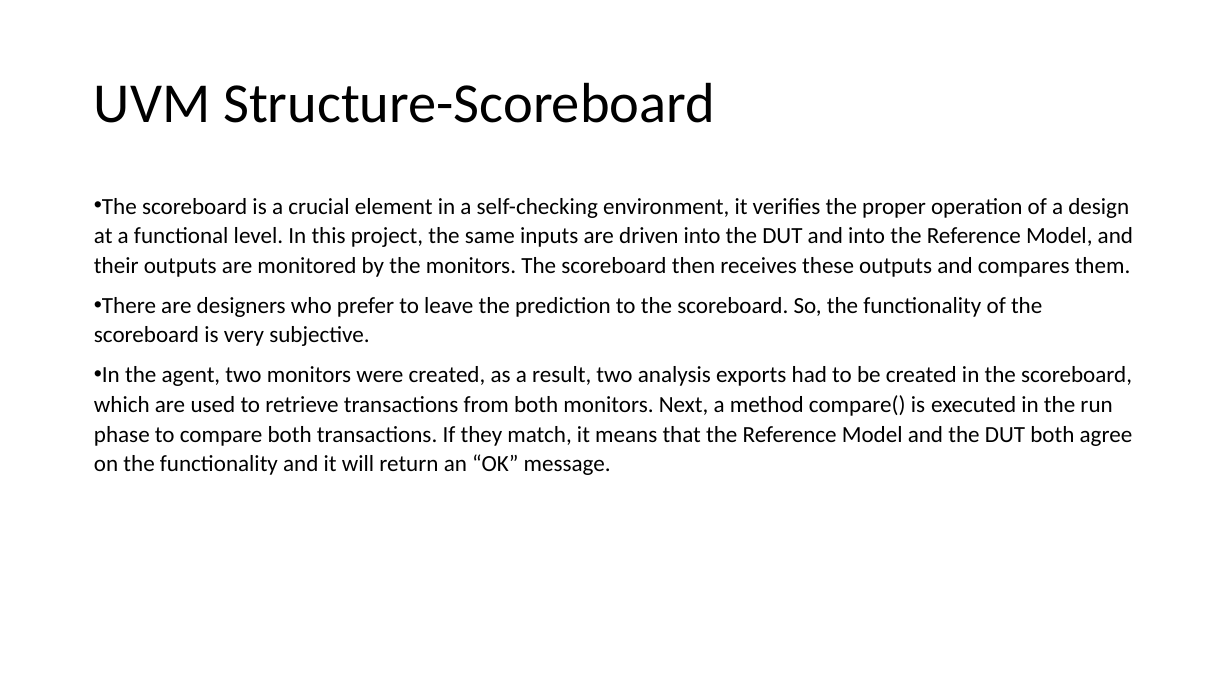
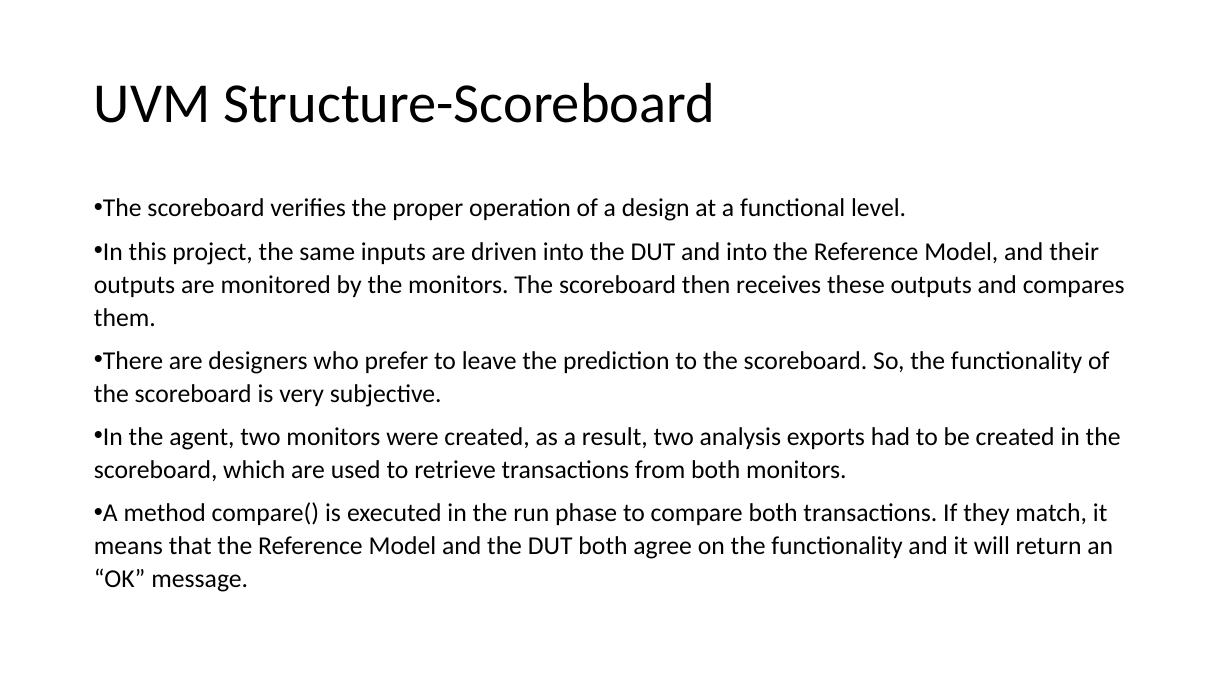
Before and after one commit to liotahuf/UVM_project, a slide deck: slide 11 of Final presentation.pptx. Drawn at 1232x693 pixels with LibreOffice and Linux fonts; fonts in the diff are those of the drawing. Boxes give left, top, right and bottom in pixels: in the first picture for what was removed or moved away, otherwise in the second. Text is boxed around its words. In the diff, an @@ line names an element or a change of style, - is before the commit and + after.

```diff
--- a/Final presentation.pptx
+++ b/Final presentation.pptx
@@ text at bbox=[94, 198, 1125, 326]: text changed; size 18 to 20 pt @@
-• The scoreboard is a crucial element in a self-checking environment, it verifies the proper operation of a design at a functional level. In this project, the same inputs are driven into the DUT and into the Reference Model, and their outputs are monitored by the monitors. The scoreboard then receives these outputs and compares them.
+• The scoreboard verifies the proper operation of a design at a functional level.
+• In this project, the same inputs are driven into the DUT and into the Reference Model, and their outputs are monitored by the monitors. The scoreboard then receives these outputs and compares them.
@@ text at bbox=[94, 351, 1109, 407]: size 18 to 20 pt in "There are designers who prefer to leave ..." @@
@@ text at bbox=[94, 427, 1121, 592]: text changed; size 18 to 20 pt @@
-• In the agent, two monitors were created, as a result, two analysis exports had to be created in the scoreboard, which are used to retrieve transactions from both monitors. Next, a method compare() is executed in the run phase to compare both transactions. If they match, it means that the Reference Model and the DUT both agree on the functionality and it will return an “OK” message.
+• In the agent, two monitors were created, as a result, two analysis exports had to be created in the scoreboard, which are used to retrieve transactions from both monitors.
+• A method compare() is executed in the run phase to compare both transactions. If they match, it means that the Reference Model and the DUT both agree on the functionality and it will return an “OK” message.
```
Also in this commit, not shown: 14 other slides changed.
